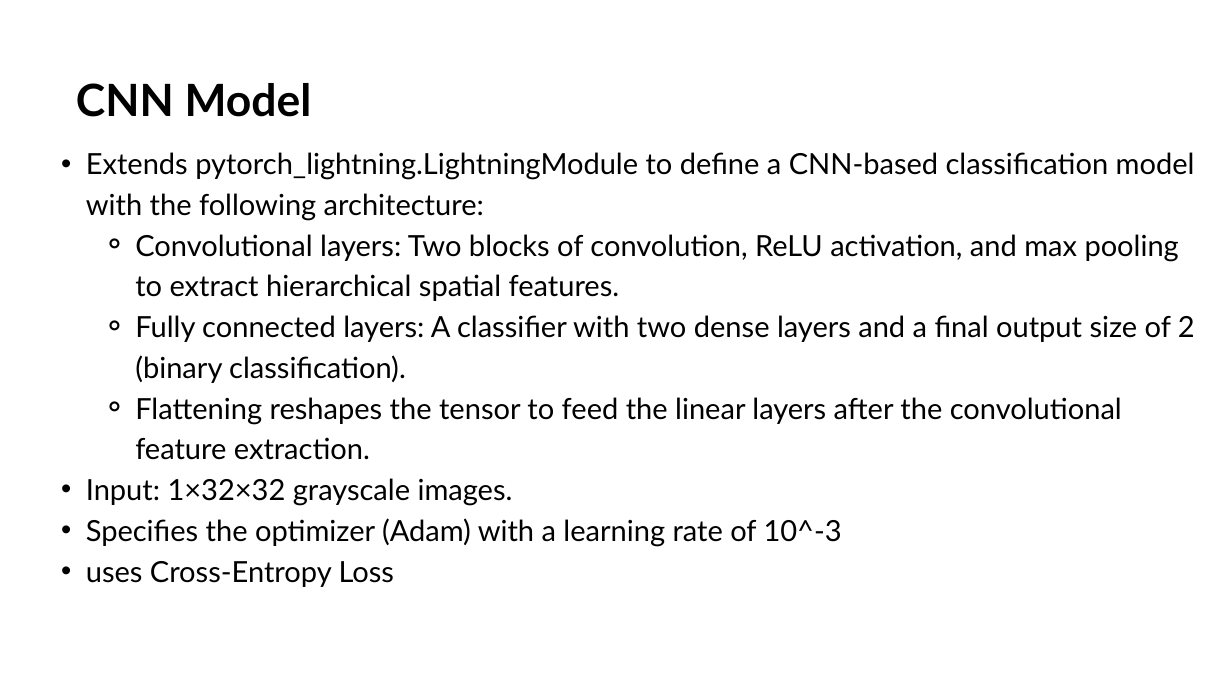
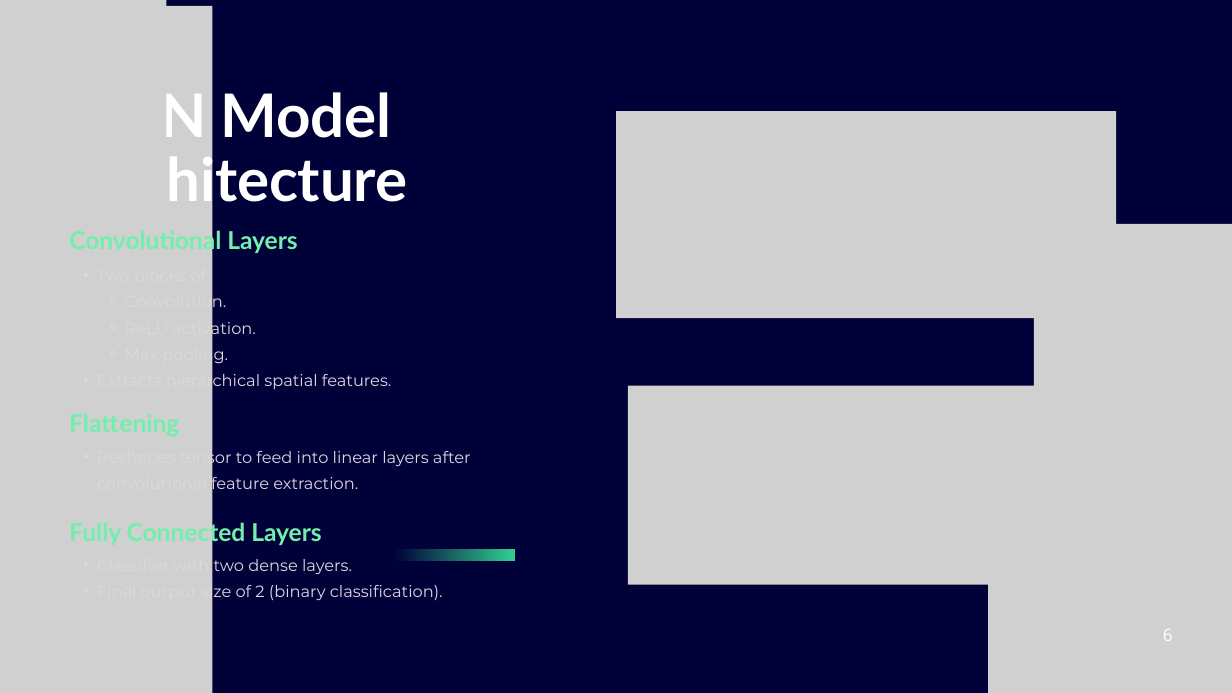
Before and after one commit to zakariaCHOUKRI/LRA-Pathfinder, a slide deck: slide 6 of Presentation.pptx (slide 5 before the commit). Drawn at 1232x693 pixels with LibreOffice and Linux fonts; fonts in the diff are those of the drawing; grey boxes stand for pictures. Boxes give left, top, right and bottom in pixels: in the first picture for what was removed or moved away, otherwise in the second. Text is boxed around its words. In the diff, an @@ line names an element or a change of style, - is before the commit and + after.

```diff
--- a/Presentation.pptx
+++ b/Presentation.pptx
@@ background #FFFFFF to #000138 @@
@@ picture added at [0, 6, 213, 693] @@
@@ picture added at [0, 0, 166, 264] @@
@@ text at [74, 92, 407, 212]: text changed; size 52 to 70.2 pt; text colour #000000 to #FFFFFF @@
-CNN Model
+CNN Model Architecture
@@ picture added at [616, 111, 1116, 318] @@
@@ text removed at [86, 152, 1195, 587] @@
-  • Extends pytorch_lightning.LightningModule to define a CNN-based classification model with the following architecture:
-    ⚬ Convolutional layers: Two blocks of convolution, ReLU activation, and max pooling to extract hierarchical spatial features.
-    ⚬ Fully connected layers: A classifier with two dense layers and a final output size of 2 (binary classification).
-    ⚬ Flattening reshapes the tensor to feed the linear layers after the convolutional feature extraction.
-  • Input: 1×32×32 grayscale images.
-  • Specifies the optimizer (Adam) with a learning rate of 10^-3
-  • uses Cross-Entropy Loss
@@ text added at [69, 228, 297, 254], 28.8 pt, text #72EFAC, bold @@
+Convolutional Layers
@@ picture added at [1034, 224, 1232, 693] @@
@@ text added at [125, 292, 391, 391], 19 pt, text #E0D6DE @@
+  • Two blocks of:
+    ⚬ Convolution.
+    ⚬ ReLU activation.
+    ⚬ Max pooling.
+  • Extracts hierarchical spatial features.
@@ picture added at [628, 386, 1104, 585] @@
@@ text added at [180, 447, 471, 493], 19 pt, text #E0D6DE @@
+  • Reshapes tensor to feed into linear layers after convolutional feature extraction.
@@ picture added at [988, 495, 1232, 693] @@
@@ text added at [127, 520, 321, 546], 28.8 pt, text #72EFAC, bold @@
+Fully Connected Layers
@@ text added at [201, 559, 443, 601], 19 pt, text #E0D6DE @@
+  • Classifier with two dense layers.
+  • Final output size of 2 (binary classification).
@@ freeform shape added at [394, 549, 514, 562], fill gradient #000138 to #33CD91 @@
@@ text added at [1163, 629, 1173, 641], 20 pt, text #FFFFFF @@
+6
```
Also in this commit, not shown: 6 other slides changed, 32 slides added, 12 slides removed, 2 other files.
